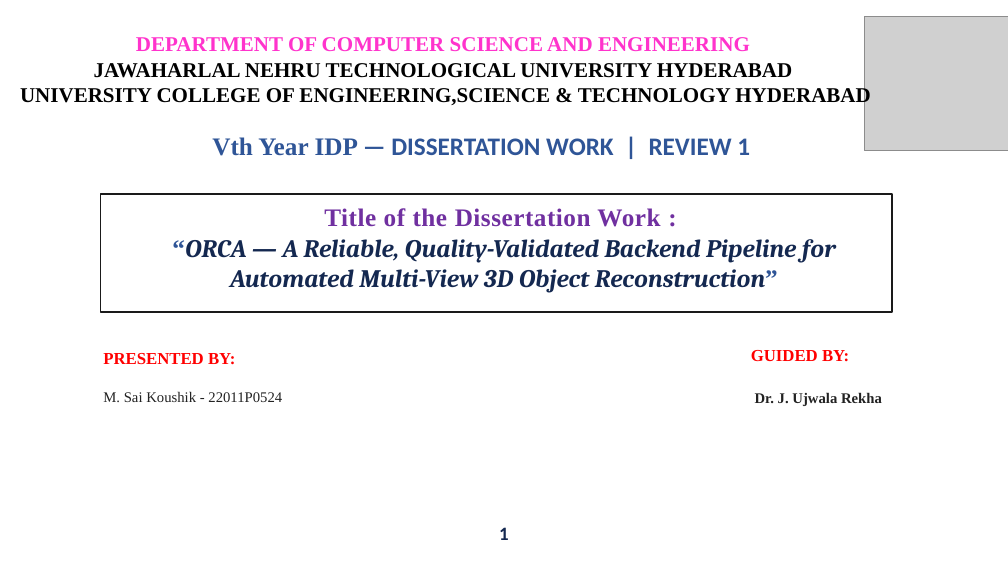
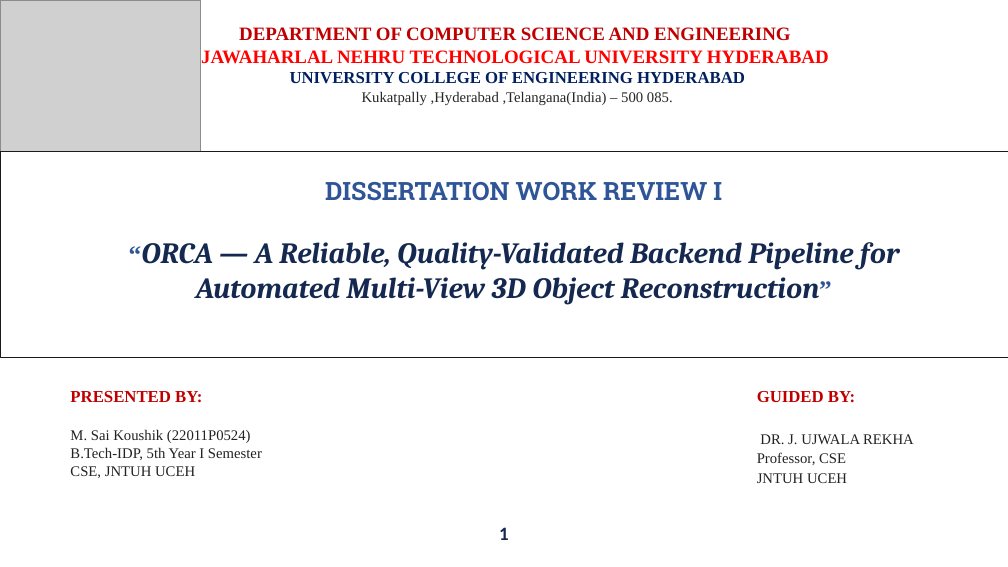
Before and after one commit to premsairock0/prc, a slide deck: slide 1 of 22011P0524 - koushik prc.pptx. Drawn at 1008x567 pixels with LibreOffice and Linux fonts; fonts in the diff are those of the drawing; grey boxes stand for pictures. Boxes give left, top, right and bottom in pixels: in the first picture for what was removed or moved away, otherwise in the second. Text is boxed around its words. In the diff, an @@ line names an element or a change of style, - is before the commit and + after.

```diff
--- a/22011P0524 - koushik prc.pptx
+++ b/22011P0524 - koushik prc.pptx
@@ picture: place and size @@
-picture at [864, 17, 1008, 150]
+picture at [1, 0, 200, 163]
@@ text "DEPARTMENT OF COMPUTER SCIENCE AND ...": place and size @@
-text "DEPARTMENT OF COMPUTER SCIENCE AND ..." at [20, 37, 871, 107]
+text "DEPARTMENT OF COMPUTER SCIENCE AND ..." at [201, 27, 829, 105]
@@ text at [201, 27, 829, 64]: size 20 to 18 pt in "DEPARTMENT OF COMPUTER SCIENCE AND ENGINEERING", "JAWAHARLAL NEHRU TECHNOLOGICAL UNIVERSITY HYDERABAD"; text colour #FF33CC to #C00000 in "DEPARTMENT OF COMPUTER SCIENCE AND ENGINEERING"; text colour #000000 to #FF0000 in "JAWAHARLAL NEHRU TECHNOLOGICAL UNIVERSITY HYDERABAD" @@
@@ text at [290, 72, 745, 105]: text changed; size 20 to 14 pt; text colour #000000 to #262626; bold off @@
-UNIVERSITY COLLEGE OF ENGINEERING,SCIENCE & TECHNOLOGY HYDERABAD
+UNIVERSITY COLLEGE OF ENGINEERING HYDERABAD
+Kukatpally ,Hyderabad ,Telangana(India) – 500 085.
@@ rectangle: place and size @@
-rectangle at [101, 194, 892, 312]
+rectangle at [1, 151, 1008, 358]
@@ text at [324, 208, 660, 227]: paragraph removed @@
-Title of the Dissertation Work :
@@ text at [325, 182, 722, 201]: text changed; font Calibri to Roboto Slab @@
-Vth Year IDP — DISSERTATION WORK | REVIEW 1
+DISSERTATION WORK REVIEW I
@@ text "“ORCA — A Reliable, Quality-Validated ...": place and size @@
-text "“ORCA — A Reliable, Quality-Validated ..." at [172, 208, 836, 293]
+text "“ORCA — A Reliable, Quality-Validated ..." at [142, 242, 899, 304]
@@ text "“ORCA — A Reliable, Quality-Validated ..." at [142, 242, 899, 304]: size 24 to 28 pt @@
@@ text "PRESENTED BY:": place and size @@
-text "PRESENTED BY:" at [103, 353, 282, 402]
+text "PRESENTED BY:" at [70, 391, 262, 478]
@@ text "GUIDED BY:": place and size @@
-text "GUIDED BY:" at [751, 350, 882, 406]
+text "GUIDED BY:" at [757, 391, 914, 483]
@@ text at [70, 391, 202, 403]: text colour #FF0000 to #C00000 in "PRESENTED BY:" @@
@@ text at [757, 391, 855, 402]: text colour #FF0000 to #C00000 in "GUIDED BY:" @@
@@ text at [70, 429, 262, 478]: text changed @@
-M. Sai Koushik - 22011P0524
+M. Sai Koushik (22011P0524)
+B.Tech-IDP, 5th Year I Semester
+CSE, JNTUH UCEH
@@ text at [757, 434, 914, 483]: text changed; bold off @@
-Dr. J. Ujwala Rekha
+DR. J. UJWALA REKHA
+Professor, CSE
+JNTUH UCEH
```
Also in this commit, not shown: 11 other files.
